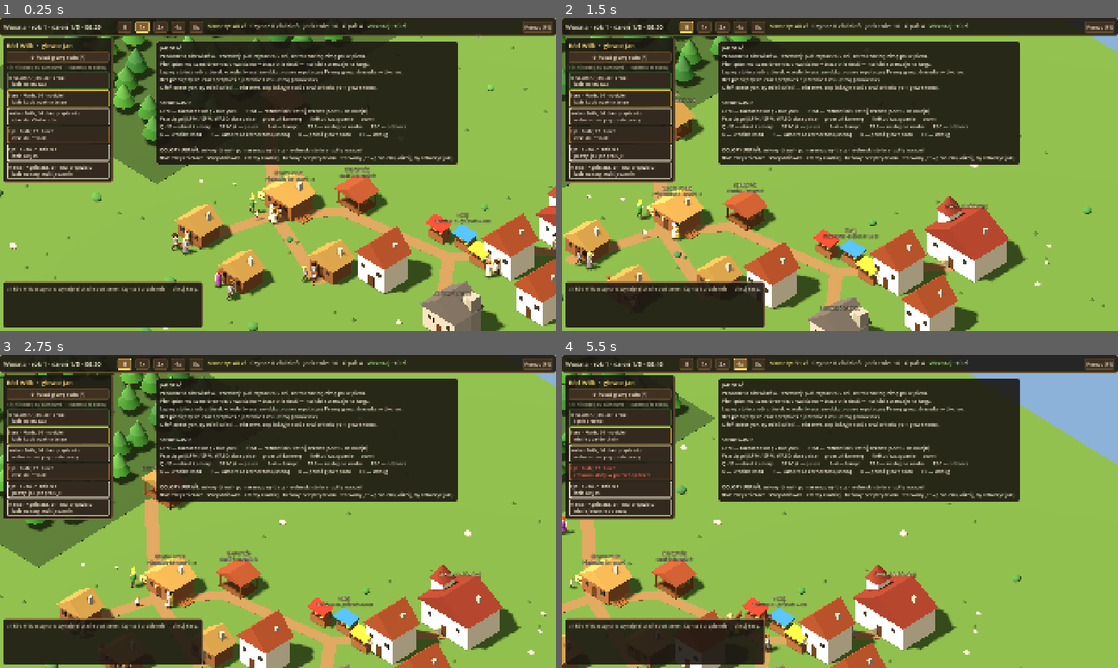
Above: before the commit, frames 1-4 (two rows, left to right).
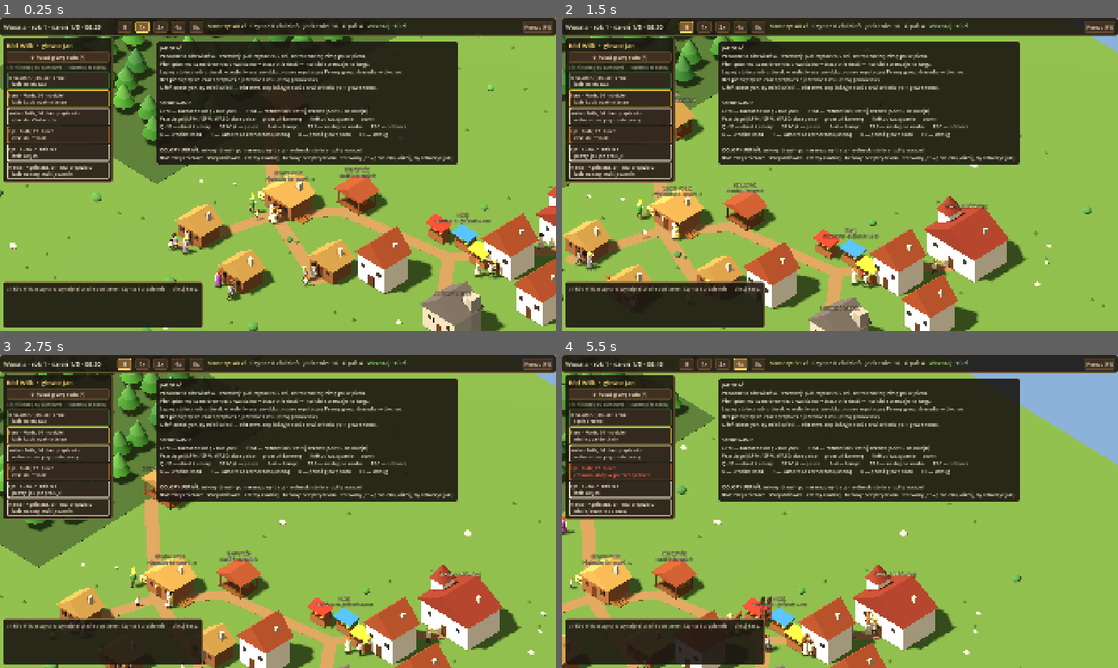
Above: after the commit, the same moments.

Repository: dwdzdc/dynastia
Game: Godot game, scene res://game/main.tscn
Two runs of this game, one before a commit and one after it. Both use one fixed random seed, a clock stepped at 60 frames per second and the inputs below.
Inputs (mouse positions are in pixels of both pictures, inside the frame that each line leads up to):
- Up to frame 1 (0.25 s): no input
- Up to frame 2 (1.5 s): tap Enter at 0.5 s; move the mouse to (962, 158) at 0.52 s; hold D 0.53-1.25 s; tap 1 at 0.6 s; click (962, 158) at 0.67 s; tap Space at 0.77 s; drag from (728, 190) to (812, 237) at 1.27 s
- Up to frame 3 (2.75 s): click "II" at 2 s
- Up to frame 4 (5.5 s): click "1x" at 2.75 s; click "2x" at 3.5 s; click "4x" at 4.25 s; move the mouse to (895, 442) at 5.02 s; hold D from 5.03 s (still down); tap 3 at 5.1 s

The runs differ from the first frame. In frame 1, 0.4% of the frame differs, in the area x 30-100%, y 68-87%; in frame 2, 0.2%; in frame 3, 0.2%; in frame 4, 0.4%.

Commit message:
G2: rody AI planuja dzien tym samym kodem co gracz, SimAI rozdziela prace
Spizarnia, zakupy z kasy gospodarstwa, kolacja i dzieci za lubianym doroslym jak u
gracza; SimAI raz na dobe: ziemianstwo i kupcy bez dniowki, reszta dniowka, przy
pustej spizarni i kasie jeden zbieracz. Usuniety osobny autopilot odszedlych.
Poprawka: chory je z domowej spizarni (wczesniej glodowal w lozku).

Co-Authored-By: Claude Opus 5.5 <noreply@anthropic.com>

Diff:
--- a/data/balance.json
+++ b/data/balance.json
@@ -370,5 +370,15 @@
     "follow_min_bond": 20.0,
     "watch_seconds": 6.0,
     "watch_offset": 1.2
+  },
+  "ai": {
+    "forage_when_food_below": 8,
+    "forage_when_cash_below": 10.0,
+    "max_foragers": 1,
+    "default_job": "laborer",
+    "idle_roles": [
+      "merchant",
+      "gentry"
+    ]
   }
 }
--- a/data/people.json
+++ b/data/people.json
@@ -27,7 +27,7 @@
     "character": {"pool": ["lojalny", "porywczy", "pamietliwy", "ambitny", "ciekawski"], "inherit_chance": 0.3, "random_chance": 0.5, "conflicts": []}
   },
   "ai_lineages": [
-    {"name": "Dworscy", "surname": "Dworski", "home": "manor", "cash": 400.0, "owns": ["manor", "home", "n1", "n2", "n3"], "members": [
+    {"name": "Dworscy", "surname": "Dworski", "home": "manor", "cash": 400.0, "role": "gentry", "owns": ["manor", "home", "n1", "n2", "n3"], "members": [
       {"key": "lord", "name": "Wojciech", "sex": "m", "age_days": 48.0, "root": true, "traits": [], "character": ["ambitny"], "job": "none"},
       {"key": "lady", "name": "Urszula", "sex": "f", "age_days": 44.0, "spouse": "lord", "attached": true, "surname": "Gil", "traits": [], "character": ["pamietliwy"], "job": "none"},
       {"key": "heir", "name": "Florian", "sex": "m", "age_days": 21.0, "mother": "lady", "father": "lord", "traits": ["zreczny"], "character": ["ciekawski"], "job": "none"}
--- /dev/null
+++ b/sim/ai.gd
@@ -0,0 +1,43 @@
+# SimAI — decyzje rodów spoza gracza (G2). Model, potrzeby i plan dnia mają ten sam
+# kod co ród gracza (SimJobs); tu jest tylko to, co gracz robi ręcznie: przydział pracy.
+# Raz na dobę każde gospodarstwo AI patrzy na spiżarnię i kasę i rozdziela ludzi.
+class_name SimAI
+extends RefCounted
+
+
+var w: SimWorld
+
+
+func _init(world: SimWorld) -> void:
+	w = world
+
+
+func new_day() -> void:
+	var cfg: Dictionary = w.balance["ai"]
+	for h: SimHousehold in w.households.values():
+		if h == w.household or h.members.is_empty():
+			continue
+		var workers: Array = []
+		for pid in h.members:
+			var p: SimPerson = w.family.persons[pid]
+			var a := w.agent_by_id(p.agent_id)
+			var l := w.family.lineage_of(p)
+			if a == null or a.status != "active" or not a.can_work() or w.family.is_ours(p):
+				continue
+			# Ziemiaństwo i kupcy żyją z majątku i handlu, nie z dniówki.
+			if l != null and l.role in cfg["idle_roles"]:
+				a.job = "none"
+				continue
+			workers.append(a)
+		var home: SimBuilding = w.buildings.get(h.home_id)
+		var hungry := home != null and home.amount("food") < int(cfg["forage_when_food_below"]) \
+			and h.cash < float(cfg["forage_when_cash_below"])
+		var foragers := 0
+		for a: SimAgent in workers:
+			var job := String(cfg["default_job"])
+			if hungry and foragers < int(cfg["max_foragers"]) and w.clock.current_season() != "winter":
+				job = "forager"
+				foragers += 1
+			if a.job != job:
+				a.job = job
+				w.jobs.replan(a)
--- a/sim/jobs.gd
+++ b/sim/jobs.gd
@@ -65,9 +65,13 @@
 func desired_kind(a: SimAgent) -> String:
 	if a.controlled:
 		return "manual"
+	var food_low := float(w.balance["needs"]["food"]["low"])
 	if a.disabled():
+		# Chory też je, jeśli w domu jest co (inaczej umiera z głodu w łóżku).
+		var h := _home(a)
+		if a.needs["food"] < food_low and h != null and h.amount("food") > 0:
+			return "eat"
 		return "sick"
-	var food_low := float(w.balance["needs"]["food"]["low"])
 	if a.needs["food"] < food_low:
 		return "eat"
 	var block := block_at(w.clock.time_of_day())
@@ -79,7 +83,7 @@
 		return "sleep"
 	if block in ["dinner", "free"] and not a.is_child and aloof_today(a):
 		return "aloof"
-	if block == "dinner" and not w.is_independent(a):
+	if block == "dinner":
 		return "dinner"
 	if a.is_child:
 		return "child"
@@ -99,10 +103,6 @@
 	if _home(a) == null:
 		a.plan_kind = kind
 		_plan_homeless(a, kind)
-		return
-	if w.is_independent(a):
-		a.plan_kind = kind
-		_plan_independent(a, kind)
 		return
 	# Przed wyjściem z domu zjedz, jeśli już trochę burczy w brzuchu — inaczej agent
 	# zawraca w pół drogi.
@@ -247,34 +247,6 @@
 		_wait(a, "GŁODNY — bez grosza i bez domu", "wait", true)
 
 
-# Minimalny autopilot osoby spoza rodu (C4): mieszka u siebie, chodzi na dniówkę,
-# zarobek trzyma w sakiewce, a jedzenie kupuje i zjada na targu.
-func _plan_independent(a: SimAgent, kind: String) -> void:
-	var home: SimBuilding = w.home_of(a)
-	var p := w.person_of(a)
-	match kind:
-		"sick":
-			_go_inside(a, home, "rest", 3.0, "chory — leży u siebie")
-		"sleep":
-			_go_inside(a, home, "sleep", 4.0, "śpi u siebie")
-		"eat":
-			var price := float(w.balance["economy"]["meal_away_price"])
-			if p.purse >= price:
-				var market: SimBuilding = w.building("market")
-				_walk(a, market.door(), "idzie coś zjeść na targu")
-				_do(a, "meal_away", price)
-				_act(a, "eat", 1.5, "je na targu za swoje", market.id)
-			elif a.can_work():
-				_plan_forage(a)
-				_do(a, "eat_carried")
-			else:
-				a.hungry_no_food = true
-				_go_inside(a, home, "wait", float(_cfg["wait_seconds"]), "GŁODNY — bez grosza")
-		"work":
-			_plan_work(a)
-		_:
-			_go_inside(a, home, "rest", 3.0, "odpoczywa u siebie")
-
 func _plan_eat(a: SimAgent) -> void:
 	var home: SimBuilding = _home(a)
 	if home.amount("food") > 0:
@@ -350,13 +322,14 @@
 	var p := w.person_of(a)
 	if p == null:
 		return null
+	var mine: Array = w.family.living_members(p.lineage_id)
 	if a.follow_id >= 0:
 		var fp: SimPerson = w.family.persons.get(a.follow_id)
 		var fa: SimAgent = w.agent_by_id(fp.agent_id) if fp != null and fp.alive() else null
 		return fa if fa != null and fa.status == "active" else null
 	var best: SimAgent = null
 	var best_v := float(w.balance["children"]["follow_min_bond"])
-	for o: SimPerson in w.family.living():
+	for o: SimPerson in mine:
 		var oa: SimAgent = w.agent_by_id(o.agent_id)
 		if oa == null or oa.status != "active" or oa.is_child or oa.plan_kind != "work":
 			continue
--- a/sim/world.gd
+++ b/sim/world.gd
@@ -20,6 +20,7 @@
 var family: SimFamily
 var bonds: SimBonds
 var together: SimTogether
+var ai: SimAI
 var chronicle: SimChronicle
 
 var buildings: Dictionary = {}   # id -> SimBuilding
@@ -73,6 +74,7 @@
 	bonds = SimBonds.new(self, memories)
 	chronicle = SimChronicle.new()
 	together = SimTogether.new(self, memories["together"])
+	ai = SimAI.new(self)
 	family.setup_start()
 	_spawn_society()
 	for p in family.living():
@@ -182,18 +184,16 @@
 	return p != null and p.lineage_id != family.player_lineage_id
 
 
-# Zarobek osoby (dniówka, łup) trafia najpierw do niej (S5, D1). Członek rodu oddaje
-# do wspólnej kasy tym więcej, im silniej należy do rodu; osoba spoza rodu nic.
+# Zarobek osoby (dniówka, łup) trafia najpierw do niej (S5, D1). Do kasy gospodarstwa
+# oddaje tym więcej, im silniej należy do swojego rodu.
 func earn_for(a: SimAgent, amount: float) -> void:
 	var p := person_of(a)
 	if p == null:
 		household.earn(amount)
 		return
-	var share := 0.0
-	if not is_independent(a):
-		var pc: Dictionary = balance["purse"]
-		var s := clampf(float(family.strength.get(p.id, 1.0)), 0.0, 1.0)
-		share = lerpf(float(pc["share_at_zero"]), float(pc["share_at_full"]), s)
+	var pc: Dictionary = balance["purse"]
+	var s := clampf(float(family.strength.get(p.id, 1.0)), 0.0, 1.0)
+	var share := lerpf(float(pc["share_at_zero"]), float(pc["share_at_full"]), s)
 	household_of(a).earn(amount * share)
 	p.purse += amount * (1.0 - share)
 
@@ -717,6 +717,7 @@
 			var pr := person_of(a)
 			note("%s zachorował%s." % [pr.name, "" if pr.sex == "m" else "a"], "warn", a.position)
 	together.end_day()
+	ai.new_day()
 	family.new_day()
 	bonds.prune()
 	stats["max_generation"] = _max_living_generation()
--- a/tests/run_tests.gd
+++ b/tests/run_tests.gd
@@ -68,6 +68,7 @@
 	_test_rent_eviction_homeless()
 	_test_recipe_from_data()
 	_test_society_from_data()
+	_test_ai_households_live()
 	_test_world_deterministic()
 	_test_world_30_days_autonomous()
 	_test_economy_chain_produces_income()
@@ -619,7 +620,7 @@
 	check("departed sets up own household elsewhere", ap.home_id != "home" and w.household_of(ap) != w.household and piotr.id in w.household_of(ap).members)
 	check("departure is in the chronicle", w.chronicle.of_kind("departure").size() == 1 and piotr.id in w.chronicle.of_kind("departure")[0]["who"])
 	w.set_job(ap.id, "sawyer")
-	check("player can no longer command the departed", ap.job == String(w.balance["belonging"]["leave_job"]))
+	check("player can no longer command the departed", ap.job != "sawyer")
 	var cash0: float = w.household.cash
 	var purse0: float = piotr.purse
 	_run_days_auto(w, 3.0)
@@ -859,6 +860,36 @@
 	check("merchant lineage found by role", w.lineage_by_role("merchant") != null and w.lineage_by_role("merchant").name == "Bednarz")
 
 
+func _test_ai_households_live() -> void:
+	var w = _new_world(77)
+	var cash0 := {}
+	for h in w.households.values():
+		cash0[h.id] = h.cash
+	_run_days_auto(w, 8.0)
+	var alive := true
+	var fed := true
+	var worked := false
+	var bought := false
+	for h in w.households.values():
+		if h == w.household:
+			continue
+		for pid in h.members:
+			var p = w.family.persons[pid]
+			var a = w.agent_by_id(p.agent_id)
+			if not p.alive():
+				alive = false
+			elif a.needs["food"] < 5.0:
+				fed = false
+			if a.job in ["laborer", "forager"]:
+				worked = true
+		if h.cash < float(cash0.get(h.id, 0.0)) - 0.5:
+			bought = true
+	check("AI families survive 8 days", alive)
+	check("AI families are not starving", fed)
+	check("AI adults are assigned work by the AI", worked)
+	check("AI households spend their own money", bought)
+
+
 func _state_sig(w) -> String:
 	var parts: Array = ["%.3f" % w.household.cash, str(w.building("sawmill").stock)]
 	for a in w.agents:
Not shown, added: sim/ai.gd.uid
Not shown, changed: progress.md
